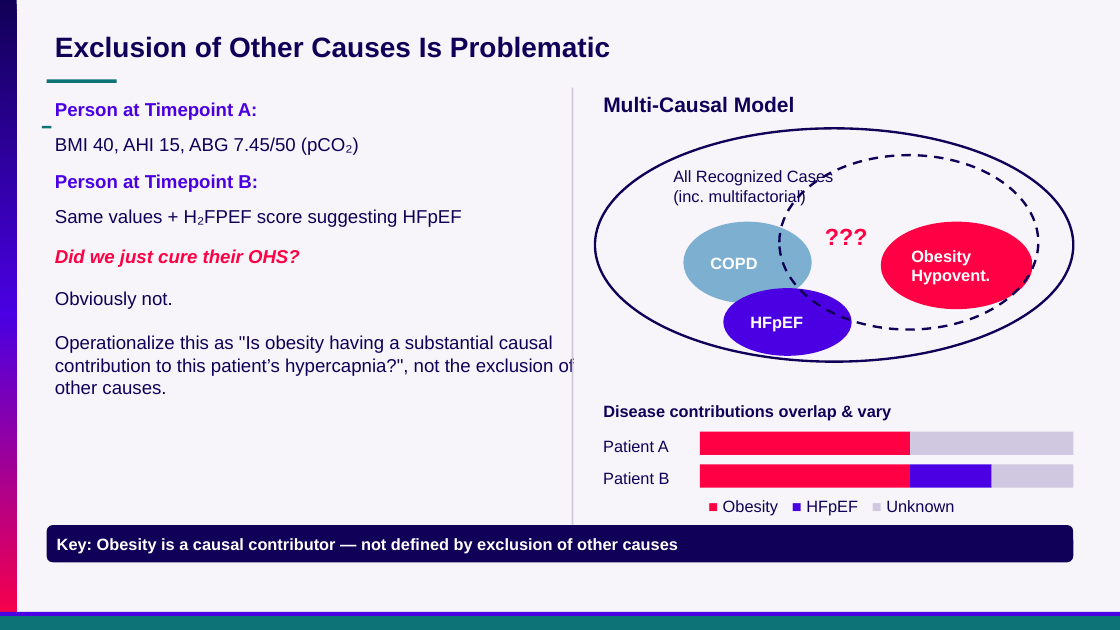
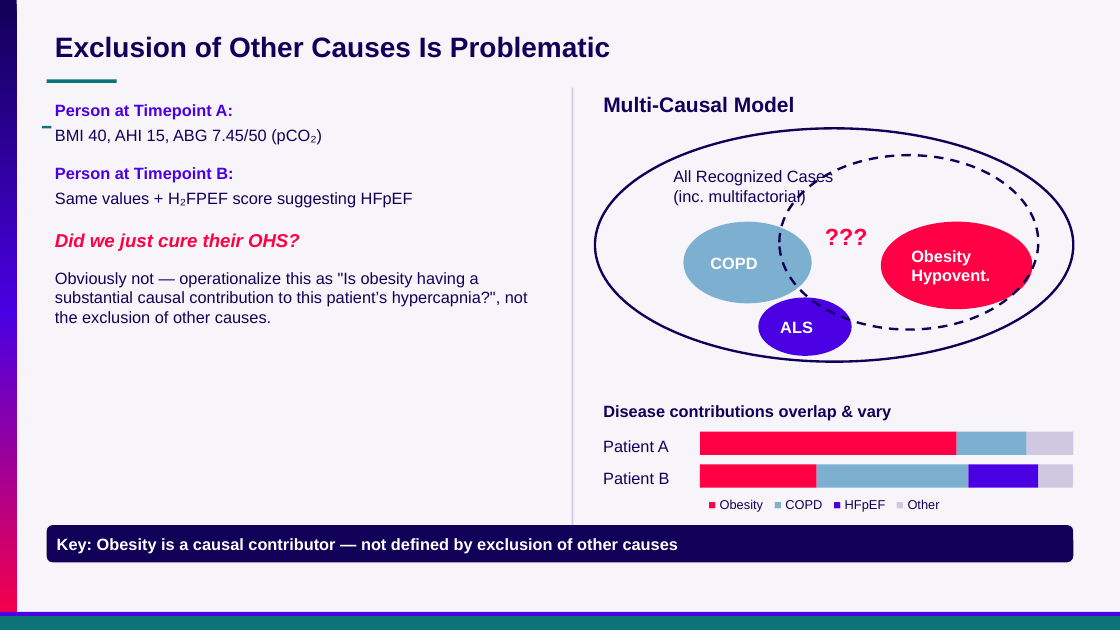
Before and after one commit to reblocke/clinical_talks, a slide deck: slide 5 of archive/Presentations/Locke Utah ACP OHS 2026.pptx. Drawn at 1120x630 pixels with LibreOffice and Linux fonts; fonts in the diff are those of the drawing. Boxes give left, top, right and bottom in pixels: in the first picture for what was removed or moved away, otherwise in the second. Text is boxed around its words. In the diff, an @@ line names an element or a change of style, - is before the commit and + after.

```diff
--- a/archive/Presentations/Locke Utah ACP OHS 2026.pptx
+++ b/archive/Presentations/Locke Utah ACP OHS 2026.pptx
@@ text "BMI 40, AHI 15, ABG ...": place and size @@
-text "BMI 40, AHI 15, ABG ..." at <box>55,137,359,155</box>
+text "BMI 40, AHI 15, ABG ..." at <box>55,129,322,145</box>
@@ text "Person at Timepoint B:": place and size @@
-text "Person at Timepoint B:" at <box>55,174,258,192</box>
+text "Person at Timepoint B:" at <box>55,167,233,182</box>
@@ size 16 to 14 pt in 4 elements at <box>55,104,233,119</box>, <box>55,167,233,182</box>, <box>55,129,322,145</box>, <box>55,192,413,208</box> @@
@@ text "Same values + H₂FPEF score ...": place and size @@
-text "Same values + H₂FPEF score ..." at <box>55,209,462,227</box>
+text "Same values + H₂FPEF score ..." at <box>55,192,413,208</box>
@@ text "Did we just cure their ...": place and size @@
-text "Did we just cure their ..." at <box>55,249,300,267</box>
+text "Did we just cure their ..." at <box>55,233,300,251</box>
@@ text at <box>55,272,528,323</box>: text changed; size 16 to 14 pt @@
-Obviously not.
-Operationalize this as "Is obesity having a substantial causal contribution to this patient’s hypercapnia?", not the exclusion of other causes.
+Obviously not — operationalize this as "Is obesity having a substantial causal contribution to this patient’s hypercapnia?", not the exclusion of other causes.
@@ ellipse "ALS": place and size @@
-ellipse "ALS" at <box>723,288,852,356</box>
+ellipse "ALS" at <box>759,297,852,355</box>
@@ text in ellipse at <box>780,321,813,333</box>: text changed @@
-HFpEF
+ALS
@@ rectangle: place and size @@
-rectangle at <box>700,432,910,455</box>
+rectangle at <box>700,432,957,455</box>
@@ rectangle added at <box>957,432,1027,455</box>, fill #7CAFD0 @@
@@ rectangle: place and size @@
-rectangle at <box>910,432,1073,455</box>
+rectangle at <box>1027,432,1074,455</box>
@@ rectangle: place and size @@
-rectangle at <box>700,465,910,488</box>
+rectangle at <box>700,465,817,488</box>
@@ rectangle added at <box>817,465,969,488</box>, fill #7CAFD0 @@
@@ rectangle: place and size @@
-rectangle at <box>910,465,991,488</box>
+rectangle at <box>969,465,1038,488</box>
@@ rectangle: place and size @@
-rectangle at <box>992,465,1074,488</box>
+rectangle at <box>1038,465,1074,488</box>
@@ text at <box>720,499,940,512</box>: text changed; size 14 to 11 pt @@
-■ Obesity ■ HFpEF ■ Unknown
+■ Obesity ■ COPD ■ HFpEF ■ Other
```
Also in this commit, not shown: 25 other slides changed, 7 slides added, 8 slides removed, 1 other file.
